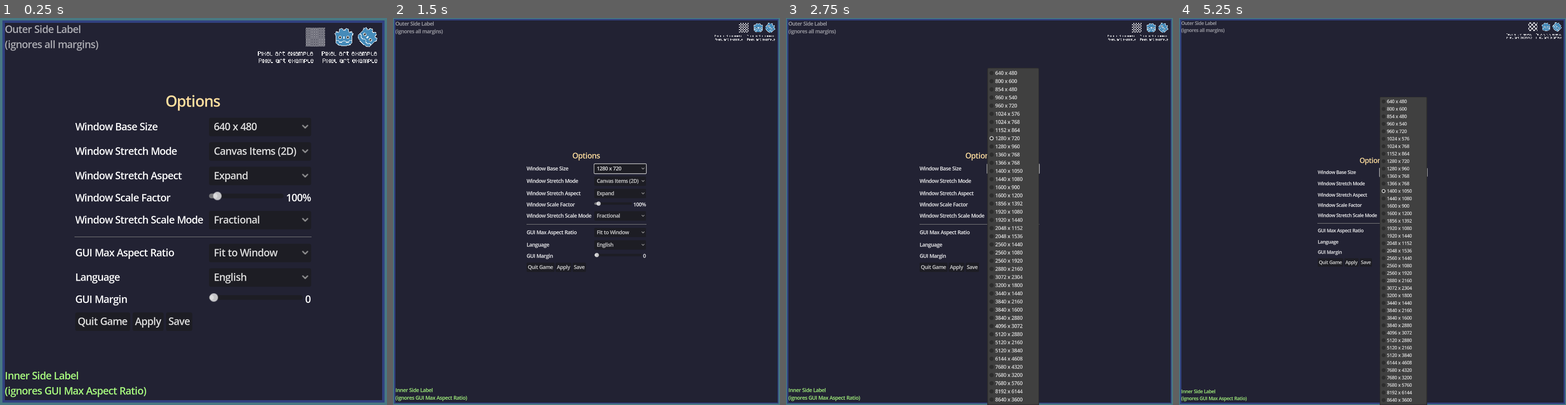
Above: before the commit, frames 1-4 (left to right).
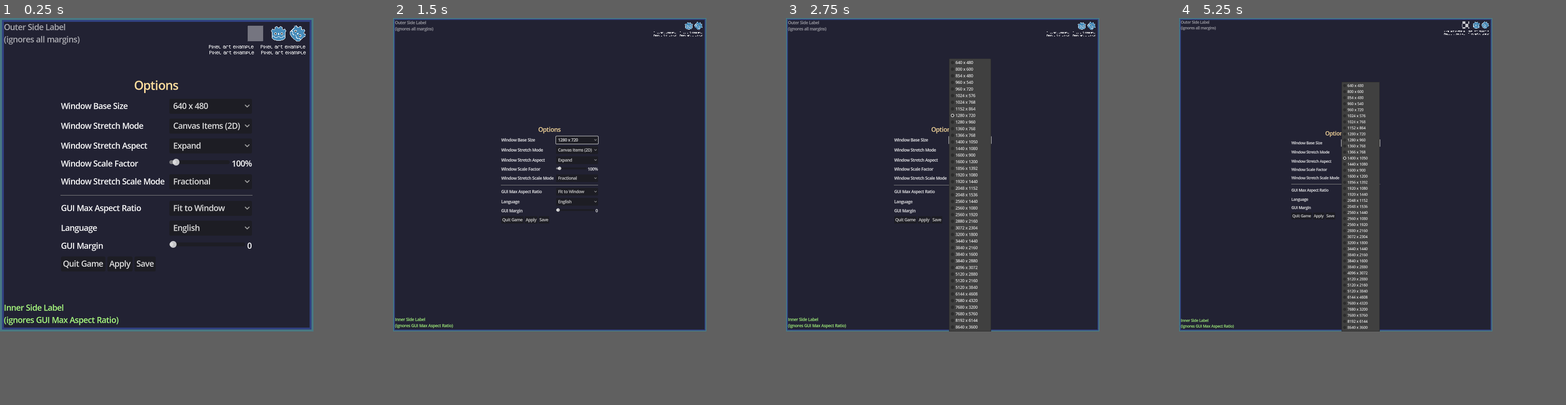
Above: after the commit, the same moments.

Repository: htmldiz/Godot-resize-window-with-saving-user-options
Game: Godot game, scene res://main_options.tscn
The game is run twice, just before and just after one commit, with the same random seed, the same clock (stepped at 60 frames per second) and the same inputs.
Inputs:
- Up to frame 1 (0.25 s): no input
- Up to frame 2 (1.5 s): click "640 x 480" at 0.5 s; click "Canvas Items (2D)" at 1.25 s
- Up to frame 3 (2.75 s): click "1280 x 720" at 2 s
- Up to frame 4 (5.25 s): click "Expand" at 2.75 s; click "1600 x 1200" at 3.5 s; click "Fractional" at 4.25 s; click "1400 x 1050" at 5 s
The window is 800x800 before the commit and 648x648 after it. Grey fills any space a smaller window leaves; there, only what the larger window draws over its background counts as a difference.

The runs differ from the first frame. In frame 1, 13% of the frame differs, in the area x 0-100%, y 0-100%; in frame 2, 5.1%; in frame 3, 21%; in frame 4, 19%.

Commit message:
Added cursor support

Diff:
--- a/Scripts/WindowOptions/WindowControl.gd
+++ b/Scripts/WindowOptions/WindowControl.gd
@@ -20,6 +20,9 @@
 func change_content_scale_aspect(stretch_aspect):
 	set_vp('content_scale_aspect',stretch_aspect)
 
+func change_content_scale_stretch(scale_stretch):
+	set_vp('content_scale_stretch',scale_stretch,"stretch_mode")
+
 func change_lang(lang:String):
 	var locale = lang.to_lower()
 	TranslationServer.set_locale(lang)
@@ -32,12 +35,15 @@
 func change_full_screen(is_fullscreen):
 	if(is_fullscreen == true):
 		DisplayServer.window_set_mode(DisplayServer.WINDOW_MODE_FULLSCREEN)
+		Input.set_mouse_mode(Input.MOUSE_MODE_CONFINED)
 	else:
 		DisplayServer.window_set_mode(DisplayServer.WINDOW_MODE_WINDOWED)
 	set_user_option("is_fullscreen",is_fullscreen)
 
+
 func change_content_scale_size(base_window_size:Vector2i):
 	set_vp("content_scale_size",base_window_size)
+	Input.warp_mouse(base_window_size)
 	set_user_option("window_width",base_window_size[0])
 	set_user_option("window_height",base_window_size[1])
 
--- a/initLoader.gd
+++ b/initLoader.gd
@@ -3,7 +3,7 @@
 var defaultOptions:DefaultOptions = null
 var userOptions:UserOptions = null
 var windowControl:WindowControl = null
-
+var arrow = load("res://Images/pointer_c.png")
 # Called when the node enters the scene tree for the first time.
 func _init() -> void:
 	defaultOptions = DefaultOptions.new()
@@ -11,6 +11,7 @@
 	userOptions = UserOptions.new(defaultOptions)
 	userOptions.load_options()
 	self.add_child(userOptions)
+
 # Called when the node enters the scene tree for the first time.
 func _ready() -> void:
 	apply_user_options(userOptions.options)
--- a/project.godot
+++ b/project.godot
@@ -42,11 +42,12 @@
 [display]
 
 window/size/viewport_width=648
-window/size/window_width_override=1152
-window/size/window_height_override=648
+window/size/resizable=false
+window/size/extend_to_title=true
 window/stretch/mode="canvas_items"
 window/stretch/aspect="expand"
 window/handheld/orientation="sensor"
+mouse_cursor/custom_image="res://Images/pointer_c.png"
 
 [gui]
 
@@ -60,4 +61,5 @@
 
 renderer/rendering_method="gl_compatibility"
 renderer/rendering_method.mobile="gl_compatibility"
+camera/depth_of_field/depth_of_field_bokeh_quality=3
 environment/defaults/default_clear_color=Color(0.133333, 0.133333, 0.2, 1)
Binary file added: Images/pointer_c.png
Not shown, added: Images/pointer_c.png.import
